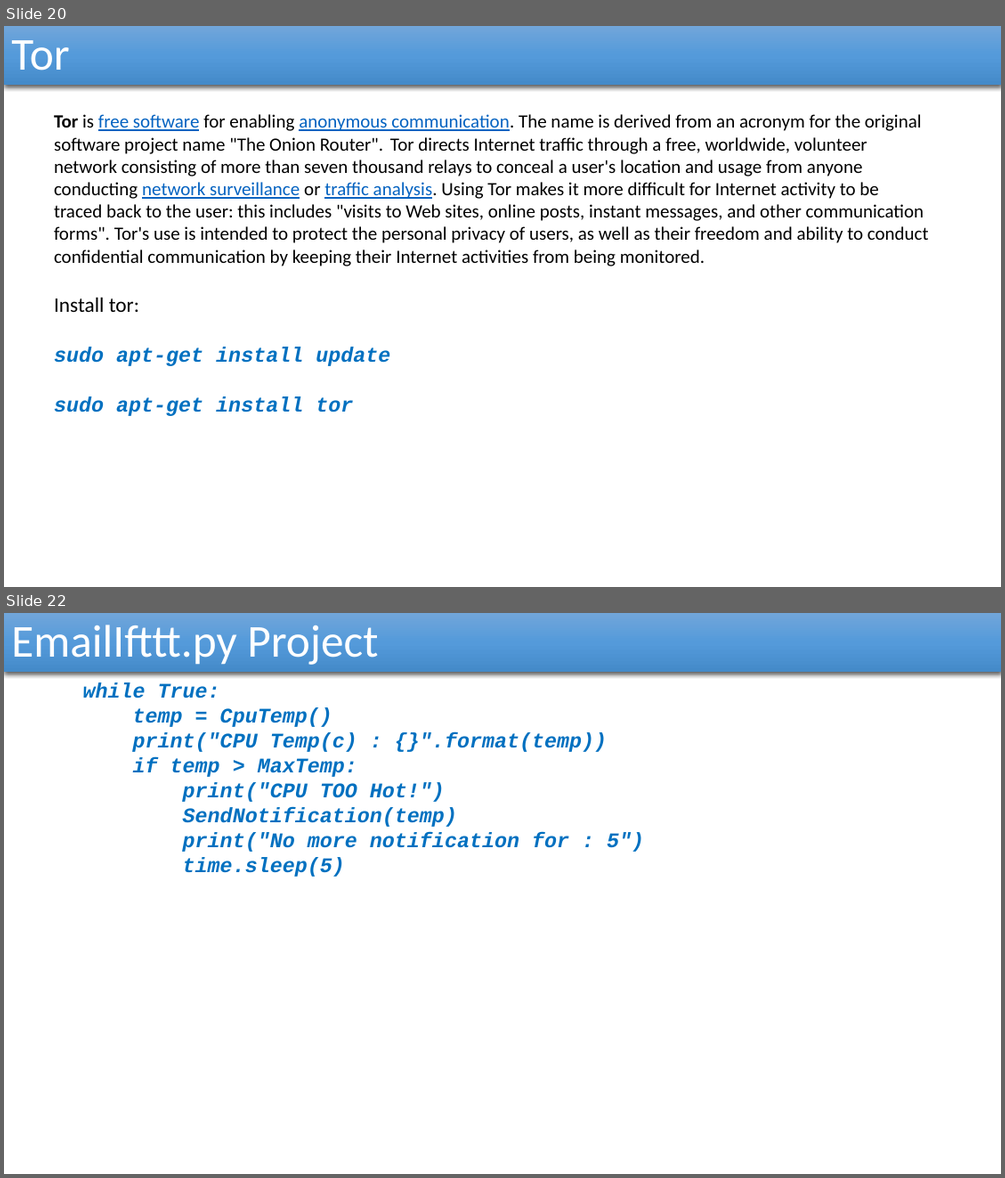
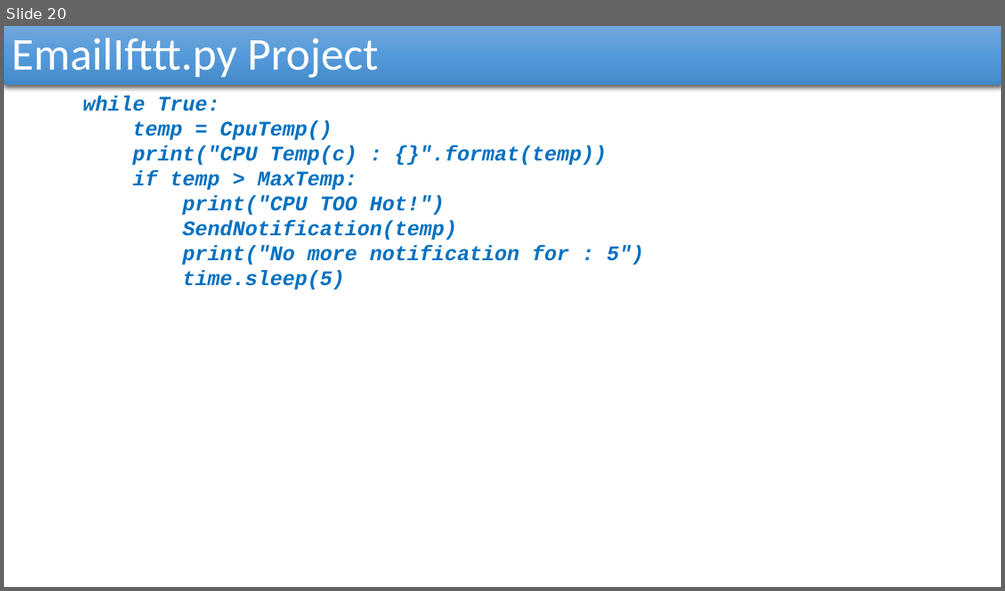
Before and after one commit to reza-arjmandi/rpi-course, a slide deck: session6/presentation/Internet Of Things.pptx. Shown one above the other, each under a label of ours: slides 20 and 22 before the commit, slide 20 after it; the slides between them are not shown. The pictures are 1005x1178 and 1005x591 pixels, drawn with LibreOffice and Linux fonts; fonts in the diff are those of the drawing. Boxes give left, top, right and bottom in pixels: in the first picture for what was removed or moved away, otherwise in the second. Text is boxed around its words. In the diff, an @@ line names an element or a change of style, - is before the commit and + after.

```diff
--- a/session6/presentation/Internet Of Things.pptx
+++ b/session6/presentation/Internet Of Things.pptx
@@ slide 20 removed at bbox=[4, 26, 1001, 587], background #FFFFFF @@
@@ rectangle removed at bbox=[4, 26, 1001, 85] @@
-Tor
@@ text removed at bbox=[54, 114, 929, 416] @@
-  Tor is free software for enabling anonymous communication. The name is derived from an acronym for the original software project name "The Onion Router". Tor directs Internet traffic through a free, worldwide, volunteer network consisting of more than seven thousand relays to conceal a user's location and usage from anyone conducting network surveillance or traffic analysis. Using Tor makes it more difficult for Internet activity to be traced back to the user: this includes "visits to Web sites, online posts, instant messages, and other communication forms". Tor's use is intended to protect the personal privacy of users, as well as their freedom and ability to conduct confidential communication by keeping their Internet activities from being monitored.
-  Install tor:
-  sudo apt-get install update
-  sudo apt-get install tor
@@ what was slide 22 is now slide 20 @@
```
Also in this commit, not shown: 1 slide changed, 2 other slides removed.
